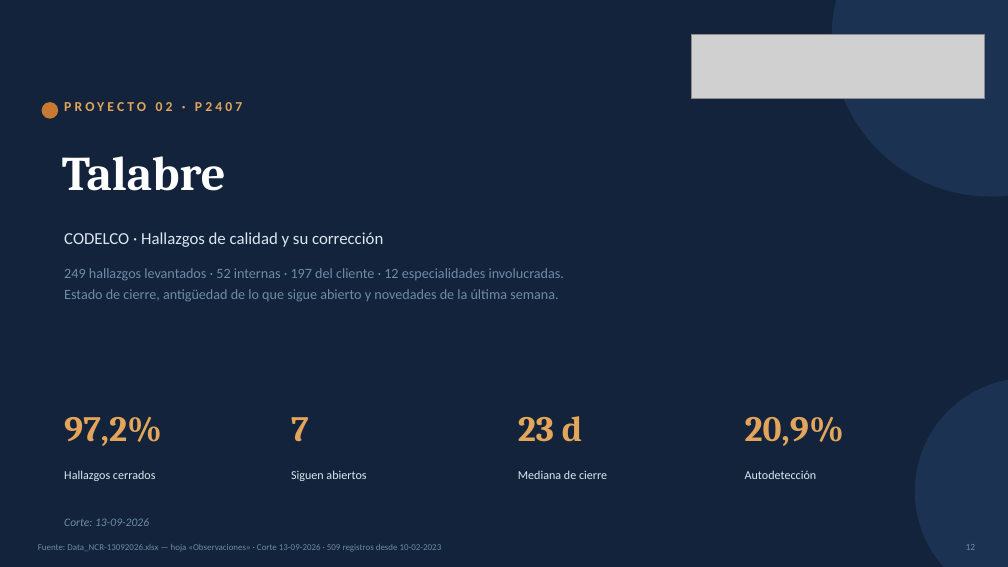
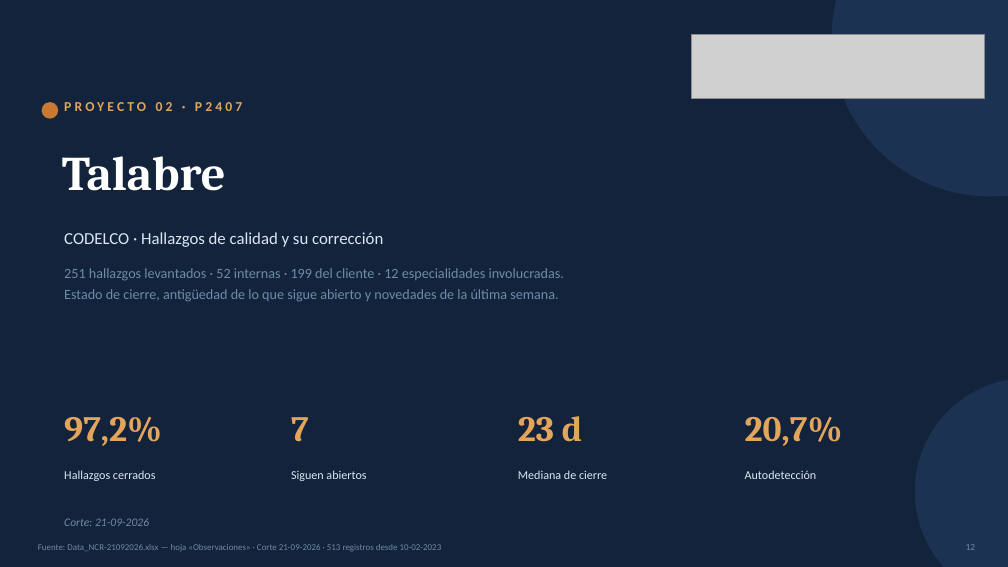
Before and after one commit to tdkvalex/Dashboard-HSEQ, a slide deck: slide 12 of modulo_nc/Panel_No_Conformidades.pptx. Drawn at 1008x567 pixels with LibreOffice and Linux fonts; fonts in the diff are those of the drawing; grey boxes stand for pictures. Boxes give left, top, right and bottom in pixels: in the first picture for what was removed or moved away, otherwise in the second. Text is boxed around its words. In the diff, an @@ line names an element or a change of style, - is before the commit and + after.

```diff
--- a/modulo_nc/Panel_No_Conformidades.pptx
+++ b/modulo_nc/Panel_No_Conformidades.pptx
@@ text at (64,268,564,281): text changed @@
-249 hallazgos levantados · 52 internas · 197 del cliente · 12 especialidades involucradas.
+251 hallazgos levantados · 52 internas · 199 del cliente · 12 especialidades involucradas.
@@ text at (745,417,843,446): text changed @@
-20,9%
+20,7%
@@ text at (64,518,149,526): text changed @@
-Corte: 13-09-2026
+Corte: 21-09-2026
```
Also in this commit, not shown: 16 other slides changed, 11 other files.
